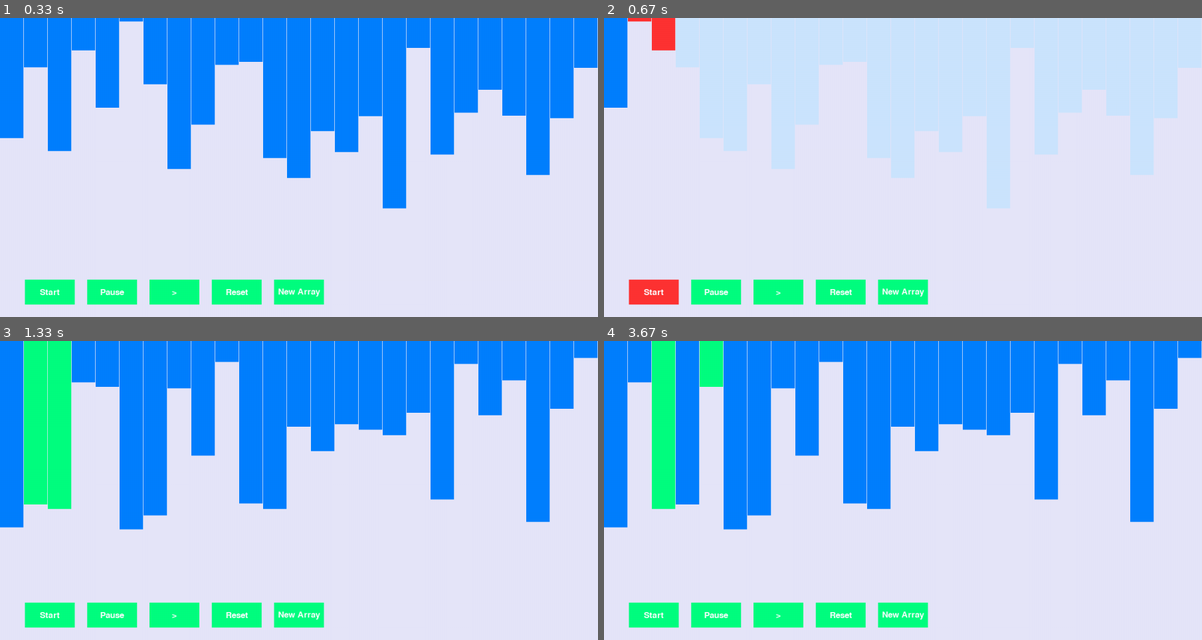
Above: before the commit, frames 1-4 (two rows, left to right).
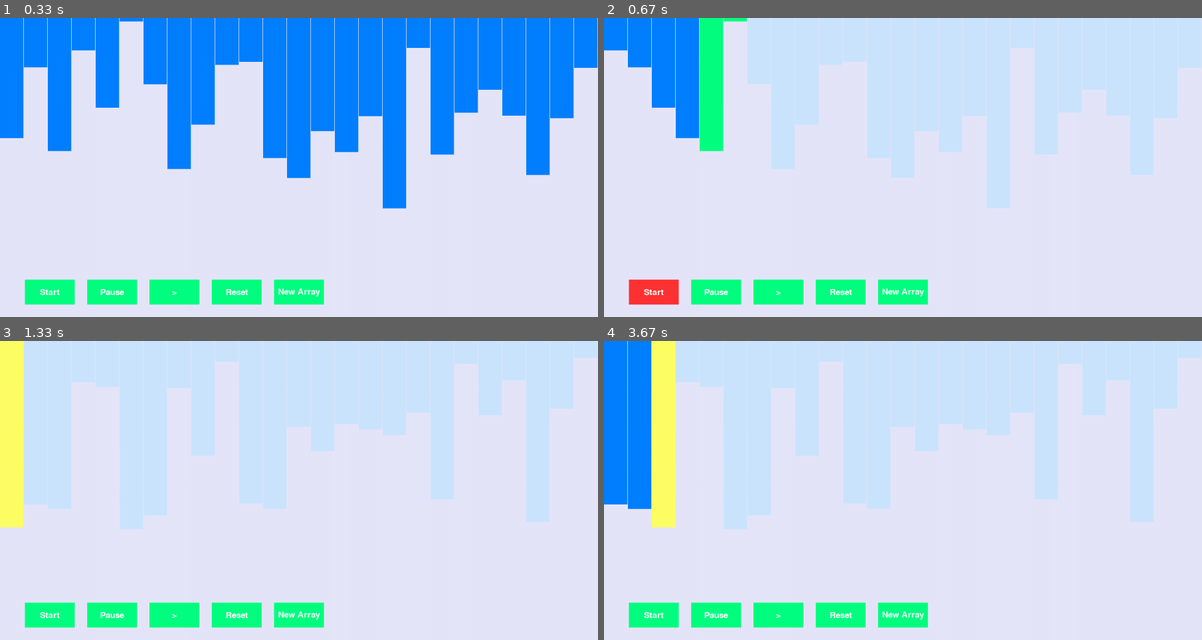
Above: after the commit, the same moments.

Repository: ColeB2/PygameSortingVis
Game: pygame game, started from main.py
The game is run twice, just before and just after one commit, with the same random seed, the same clock (stepped at 60 frames per second) and the same inputs.
Inputs (mouse positions are in pixels of both pictures, inside the frame that each line leads up to):
- Up to frame 1 (0.33 s): no input
- Up to frame 2 (0.67 s): click "Start" at 0.38 s
- Up to frame 3 (1.33 s): press the mouse at (299, 616) at 0.7 s; move the mouse to (257, 562) at 0.8 s; release the mouse at (221, 511) at 0.93 s; press the mouse at (173, 616) at 1.03 s; move the mouse to (185, 502) at 1.13 s; release the mouse at (203, 391) at 1.27 s
- Up to frame 4 (3.67 s): press the mouse at (843, 616) at 1.37 s; move the mouse to (855, 559) at 1.47 s; release the mouse at (867, 505) at 1.6 s; press the mouse at (651, 616) at 1.7 s; move the mouse to (675, 586) at 1.8 s; release the mouse at (699, 556) at 1.93 s; press the mouse at (777, 616) at 2.03 s; move the mouse to (950, 496) at 2.13 s; release the mouse at (1130, 379) at 2.27 s; press the mouse at (843, 616) at 2.37 s; move the mouse to (777, 520) at 2.47 s; release the mouse at (711, 424) at 2.6 s; press the mouse at (777, 616) at 2.7 s; move the mouse to (914, 523) at 2.8 s; release the mouse at (1046, 433) at 2.93 s; press the mouse at (777, 616) at 3.03 s; move the mouse to (897, 541) at 3.13 s; release the mouse at (1010, 466) at 3.27 s; press the mouse at (651, 616) at 3.37 s; move the mouse to (711, 598) at 3.47 s; release the mouse at (771, 583) at 3.6 s

Frame 1 is identical in both runs. In frame 2, 7.8% of the frame differs, in the area x 0-24%, y 0-45%; in frame 3, 35%, in the area x 0-100%, y 0-64%; in frame 4, 34%.

Commit message:
Event loop change. Removed redudant event loop, adjusted drawing calls

Diff:
--- a/visualizer/visualizer.py
+++ b/visualizer/visualizer.py
@@ -32,6 +32,8 @@
 -Running program again with already solved array - being able to
 - shell sort will sometimes finish in a compare viewset
 - next button sometimes crashes - stop iteration?
+- Clicking next, then resuming play can leave lines wrong color
+- Light blue blinking on Merge, Check.
 
 
 """
@@ -50,7 +52,7 @@
         self.line_array = []
         self.line_array_c = []
         self.generate_list()
-        self.current_algorithm = 'Merge'
+        self.current_algorithm = 'Insertion'
         self.run = True
         self.run_algo = False
         self.generator = None
@@ -61,13 +63,11 @@
         self.complete = False
 
 
-
     def main_loop(self):
         """Main Program Loop pygame."""
         self.create_buttons()
-
-
         while self.run:
+            #input handling, event loop
             for event in pygame.event.get():
                 if event.type == pygame.QUIT:
                     self.run = False
@@ -78,28 +78,32 @@
                 self.reset_button.get_event(event)
                 self.new_array_button.get_event(event)
 
-            if self.array_change:
-                self.array_change = False
-                self.draw(line_info=(None,None,None,None))
-            if self.run_algo == True:
+            #logic
+            if not self.generator:
                 algo = self.get_sorting_algorithm()
-                if self.generator == None:
-                    self.generator = algo(self.line_array)
-                while self.run_algo:
-                    for line_info in self.generator:
-                        if line_info == 'Complete':
-                            self.run_algo = False
-                            self.complete = True
-                            self.update_lines(line_info=(None, None,None, None))
-                        elif self.run_algo:
-                            self.update_lines(line_info)
-                        else:
-                            self.gen_last = line_info
-                            break
-            if self.gen_last:
-                self.draw(self.gen_last)
+                self.generator = algo(self.line_array)
+
+            if self.run_algo:
+                try:
+                    line_info = next(self.generator)
+                    self.gen_last = line_info
+                except StopIteration:
+                    line_info = (None,None,None,None)
+                    self.gen_last = None
+
+            elif not self.run_algo:
+                if self.gen_last:
+                    line_info = self.gen_last
+                elif self.array_change:
+                    self.array_change = False
+                    line_info = (None,None,None,None)
+                else:
+                    line_info = (None,None,None,None)
             else:
-                self.draw(line_info=(None,None,None,None))
+                pass
+
+            self.draw(line_info)
+            pygame.time.wait(10)
 
 
     def get_sorting_algorithm(self):
@@ -126,6 +130,7 @@
         the given algorithm, and then handling how the generator runs to produce
         output on the surface. Contains a pause feature, but adding last value
         to a variable when the generator main loop breaks."""
+        algo=self.get_sorting_algorithm()
         if self.generator == None:
             self.generator = algo(self.line_array)
         while self.run_algo:
@@ -235,6 +240,7 @@
         """Updates the lines in the program.  Does so by calling the draw
         function when the algorithms are running."""
         for event in pygame.event.get():
+            print('second event loop')
             if event.type == pygame.QUIT:
                 pygame.quit()
                 exit()
